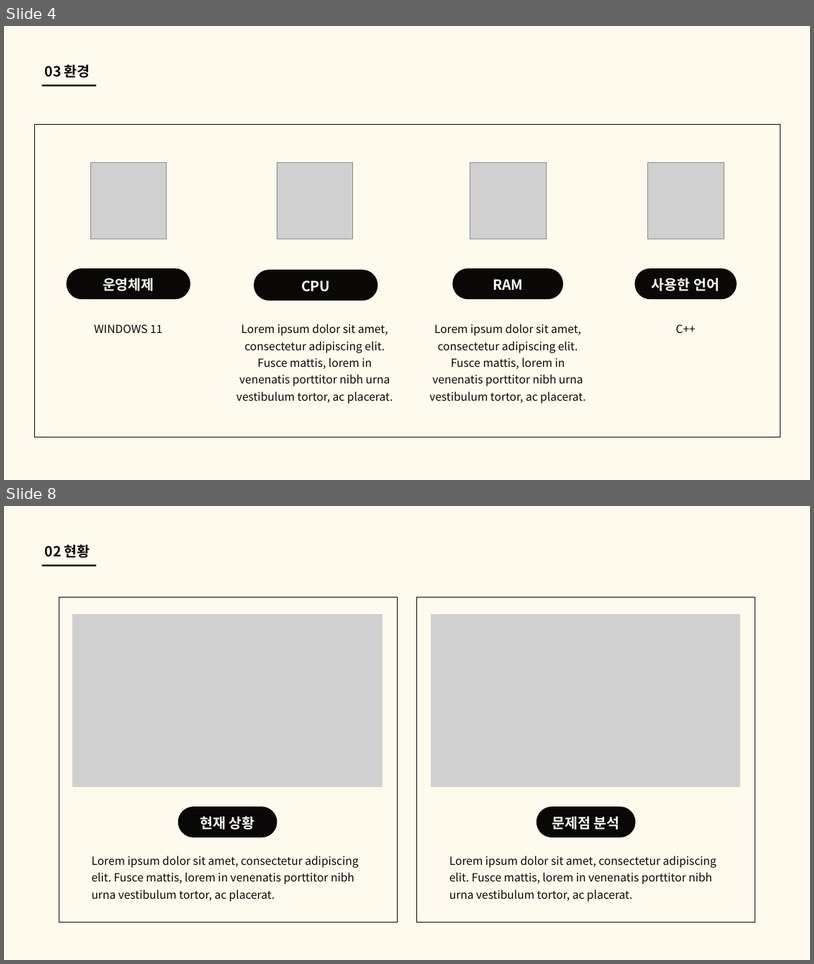
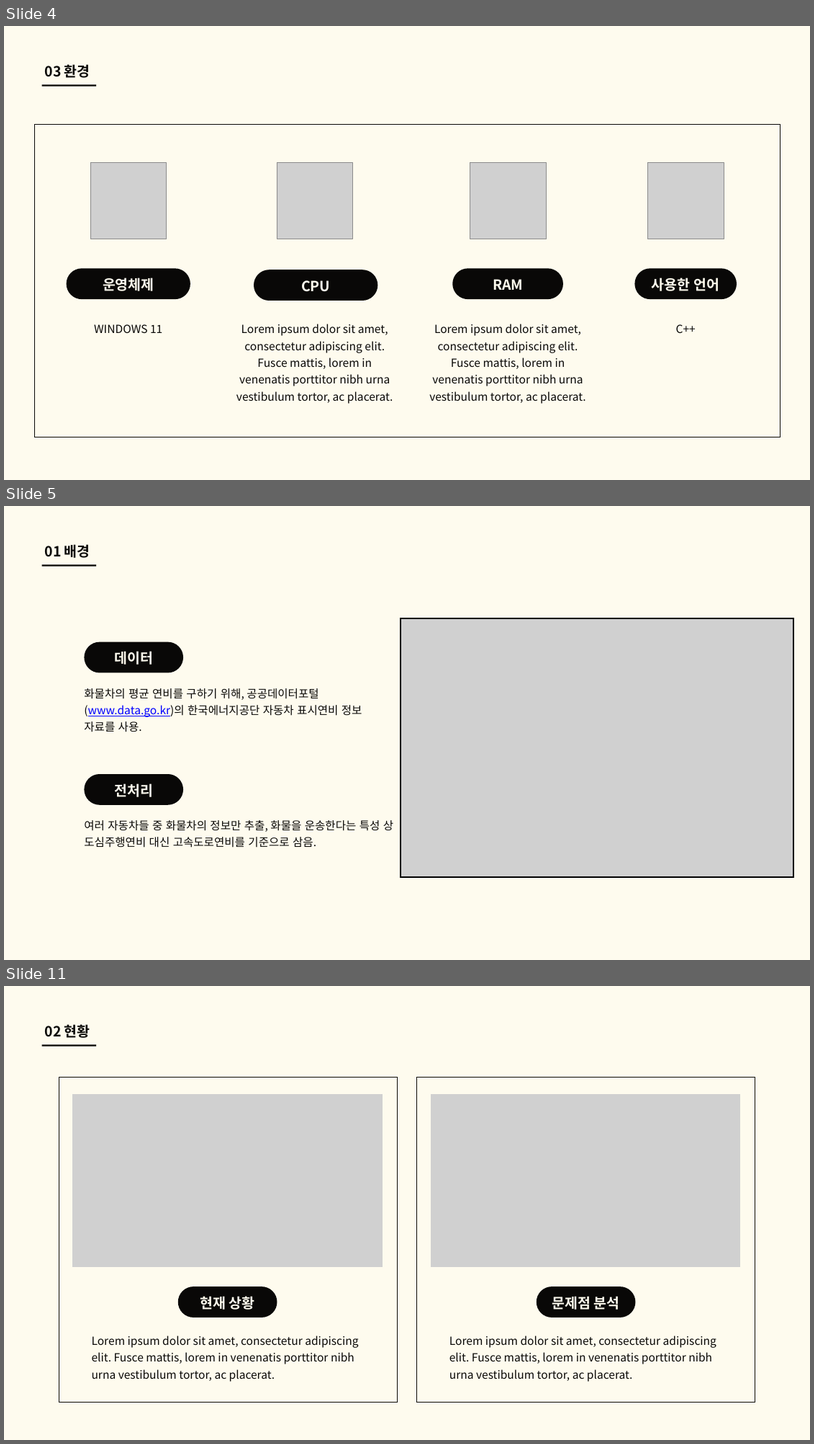
Before and after one commit to good-thing/CargoDriver, a slide deck: 알고리즘 3팀 화물차 알고리즘.pptx. Shown one above the other, each under a label of ours: slides 4 and 8 before the commit, slides 4, 5 and 11 after it; the slides between them are not shown. The pictures are 814x964 and 814x1444 pixels, drawn with LibreOffice and Linux fonts; fonts in the diff are those of the drawing; grey boxes stand for pictures. Boxes give left, top, right and bottom in pixels: in the first picture for what was removed or moved away, otherwise in the second. Text is boxed around its words. In the diff, an @@ line names an element or a change of style, - is before the commit and + after.

Commit message:
자료파일 추가

```diff
--- a/알고리즘 3팀 화물차 알고리즘.pptx
+++ b/알고리즘 3팀 화물차 알고리즘.pptx
@@ slide 5 added at (4,506,810,960), background #FEFBEE @@
@@ text added at (45,544,90,558), 25 pt, text #090807, bold @@
+01 배경
@@ line added from (42, 565) to (96, 565), #090807 3 pt @@
@@ picture added at (400,618,793,877) @@
@@ freeform shape added at (84,642,183,672), fill #090807 @@
@@ text added at (114,651,153,664), 25 pt, text #FEFBEE, bold @@
+데이터
@@ text added at (84,688,363,732), 20 pt, text #090807 @@
+화물차의 평균 연비를 구하기 위해, 공공데이터포털(www.data.go.kr)의 한국에너지공단 자동차 표시연비 정보 자료를 사용.
@@ freeform shape added at (84,774,183,804), fill #090807 @@
@@ text added at (114,783,153,797), 25 pt, text #FEFBEE, bold @@
+전처리
@@ text added at (84,820,394,847), 20 pt, text #090807 @@
+여러 자동차들 중 화물차의 정보만 추출, 화물을 운송한다는 특성 상 도심주행연비 대신 고속도로연비를 기준으로 삼음.
@@ what was slide 8 is now slide 11 @@
```
Also in this commit, not shown: 3 slides changed, 2 other slides added, 1 other file.
